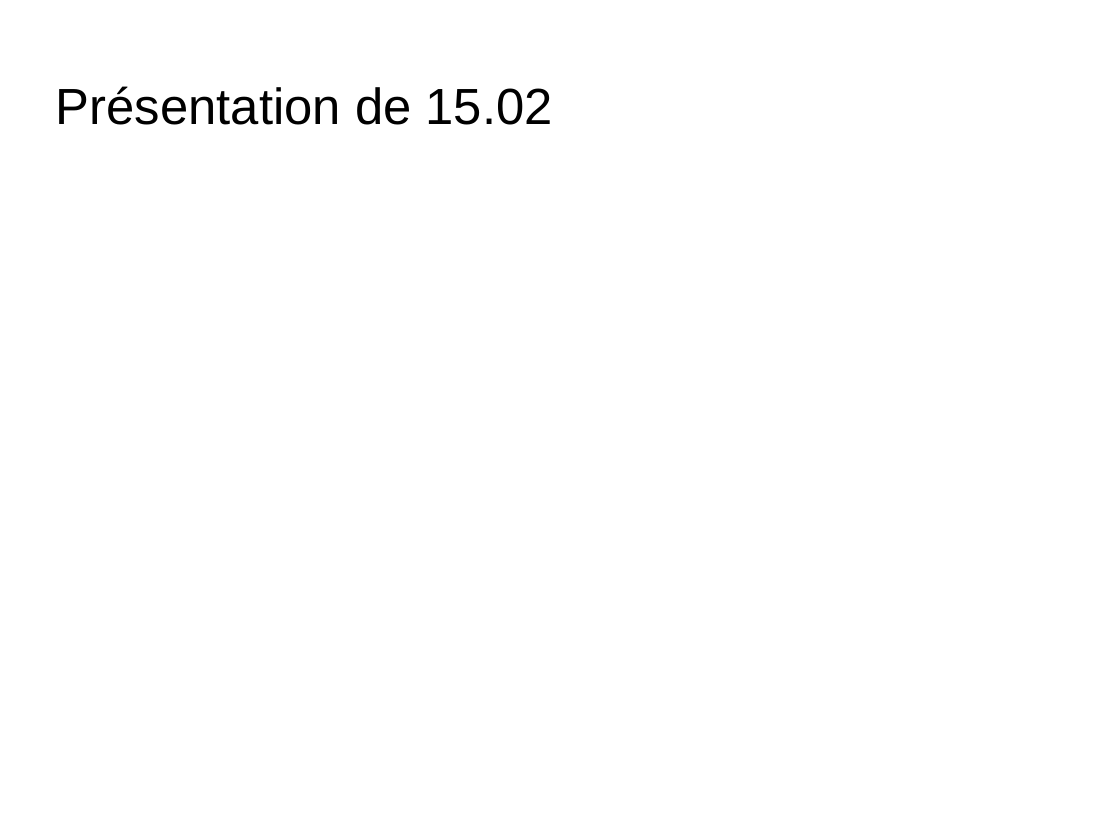
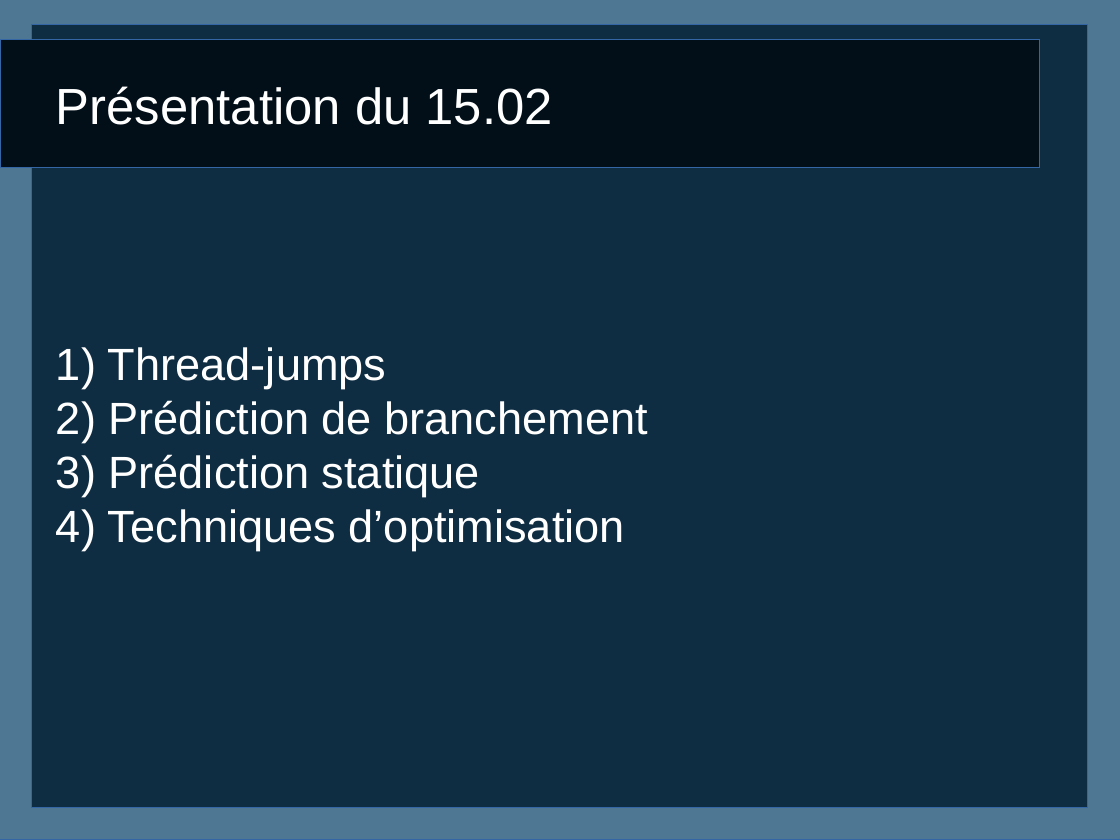
Before and after one commit to caswitch/recherche-et-doc-s4, a slide deck: slide 1 of Diapo1.odp. Drawn at 1120x840 pixels with LibreOffice and Linux fonts; fonts in the diff are those of the drawing; background and template pictures are left out. Boxes give left, top, right and bottom in pixels: in the first picture for what was removed or moved away, otherwise in the second. Text is boxed around its words. In the diff, an @@ line names an element or a change of style, - is before the commit and + after.

```diff
--- a/Diapo1.odp
+++ b/Diapo1.odp
@@ rectangle added at (0, 0, 1120, 840), fill #4E7793, outline #3465A4 0 pt @@
@@ rectangle added at (32, 24, 1087, 809), fill #0F2D42, outline #3465A4 0 pt @@
@@ freeform shape added at (0, 40, 1041, 168), fill #020F18, outline #3465A4 0 pt @@
@@ title at (56, 86, 553, 125): text changed; text colour #000000 to #FFFFFF @@
-Présentation de 15.02
+Présentation du 15.02
@@ subtitle added at (108, 347, 648, 551), 32 pt, text #FFFFFF @@
+1) Thread-jumps
+2) Prédiction de branchement
+3) Prédiction statique
+4) Techniques d’optimisation
```
Also in this commit, not shown: 6 other slides changed, 3 slides added, 3 slides removed, 6 other files.
